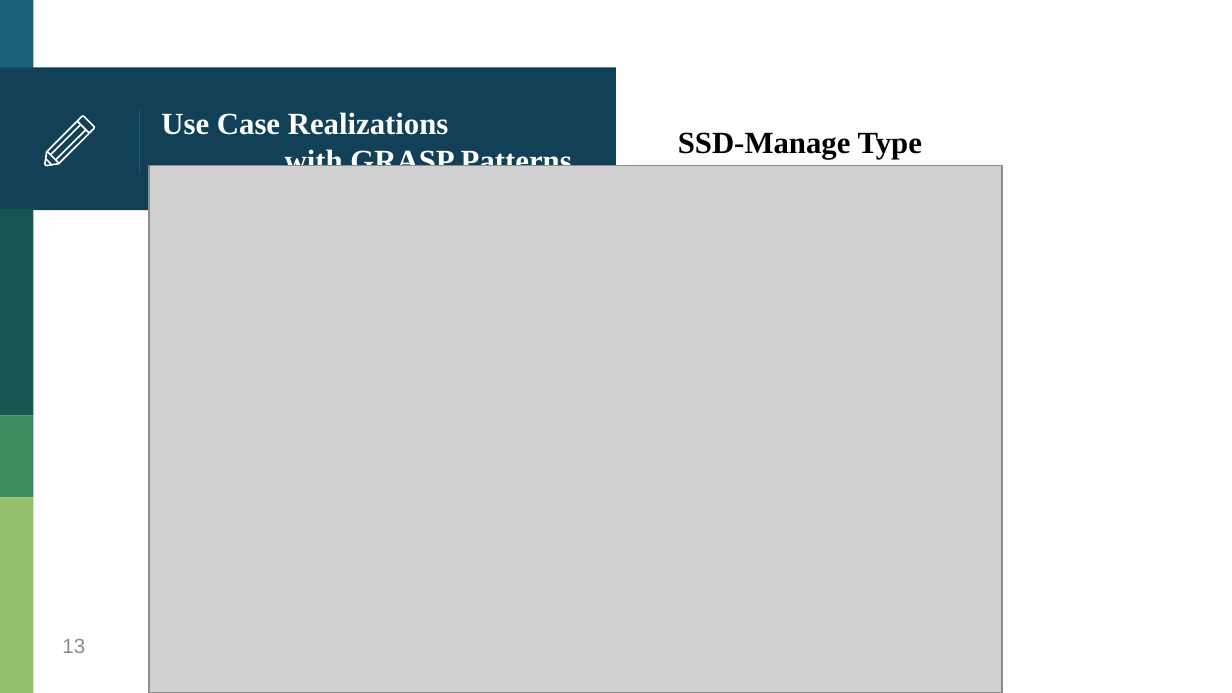
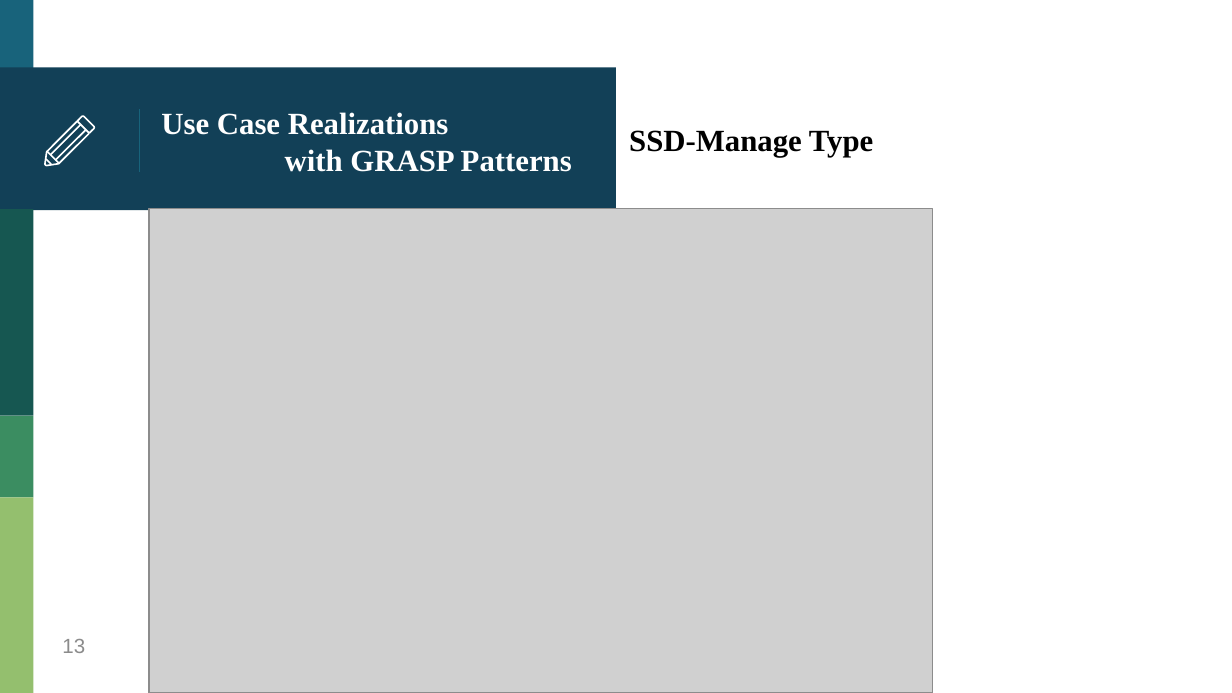
Before and after one commit to HankTwZhong/OOAD, a slide deck: slide 13 of OOAD_Midterm.pptx. Drawn at 1232x693 pixels with LibreOffice and Linux fonts; fonts in the diff are those of the drawing; grey boxes stand for pictures. Boxes give left, top, right and bottom in pixels: in the first picture for what was removed or moved away, otherwise in the second. Text is boxed around its words. In the diff, an @@ line names an element or a change of style, - is before the commit and + after.

```diff
--- a/OOAD_Midterm.pptx
+++ b/OOAD_Midterm.pptx
@@ text "SSD-Manage Type": place and size @@
-text "SSD-Manage Type" at bbox=[678, 132, 922, 159]
+text "SSD-Manage Type" at bbox=[629, 130, 873, 157]
@@ picture: place and size @@
-picture at bbox=[149, 165, 1002, 692]
+picture at bbox=[149, 208, 933, 692]
```
Also in this commit, not shown: 10 other slides changed, 7 other files.
